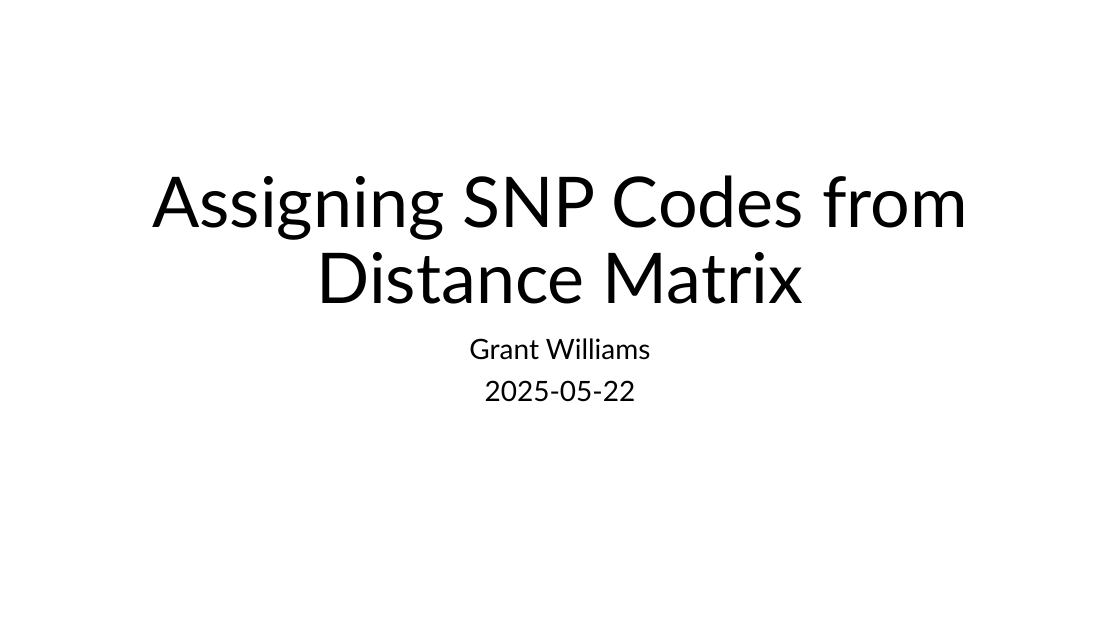
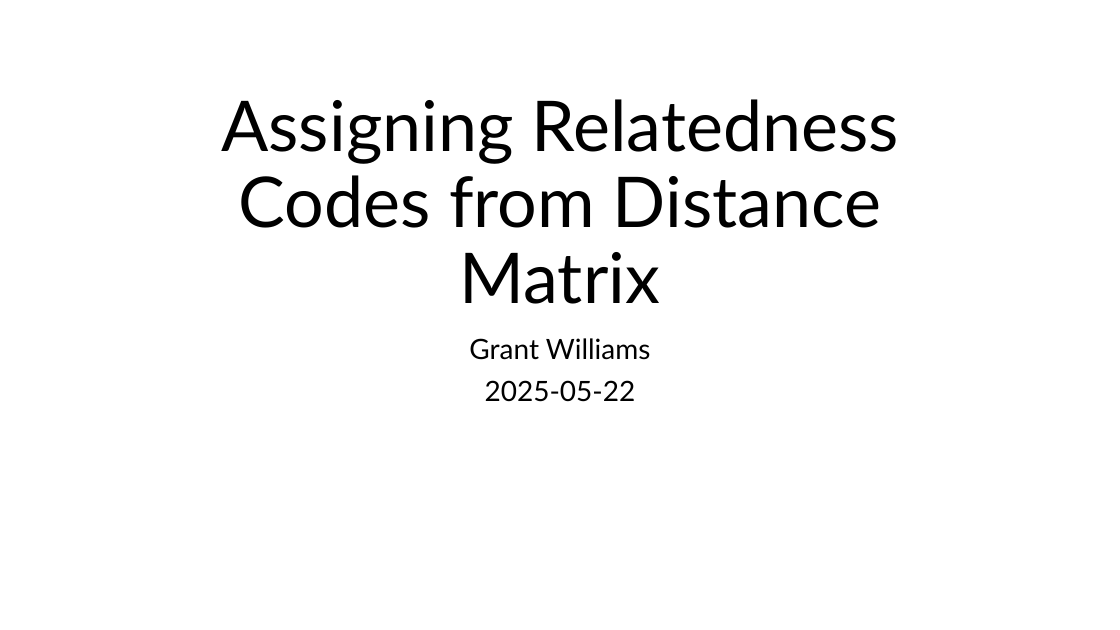
Before and after one commit to ncezid-biome/MatrixCodes, a slide deck: slide 1 of Documentation/MatrixCodes.pptx. Drawn at 1120x630 pixels with LibreOffice and Linux fonts; fonts in the diff are those of the drawing. Boxes give left, top, right and bottom in pixels: in the first picture for what was removed or moved away, otherwise in the second. Text is boxed around its words. In the diff, an @@ line names an element or a change of style, - is before the commit and + after.

```diff
--- a/Documentation/MatrixCodes.pptx
+++ b/Documentation/MatrixCodes.pptx
@@ title at [221, 99, 899, 304]: text changed @@
-Assigning SNP Codes from Distance Matrix
+Assigning Relatedness Codes from Distance Matrix
```
Also in this commit, not shown: 12 other slides changed, 5 slides added.
